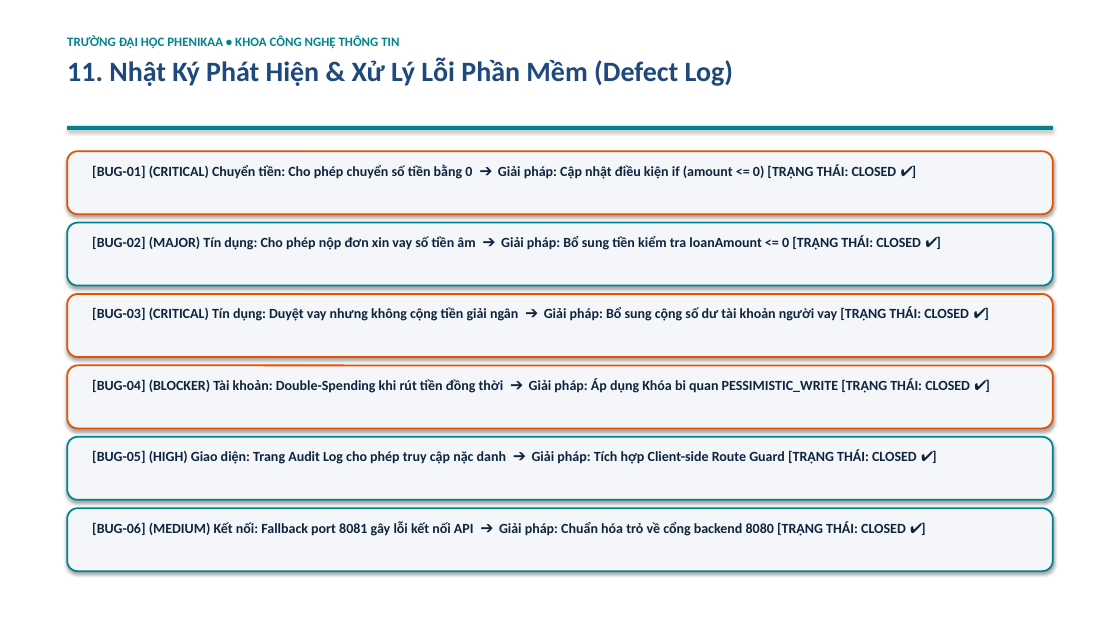
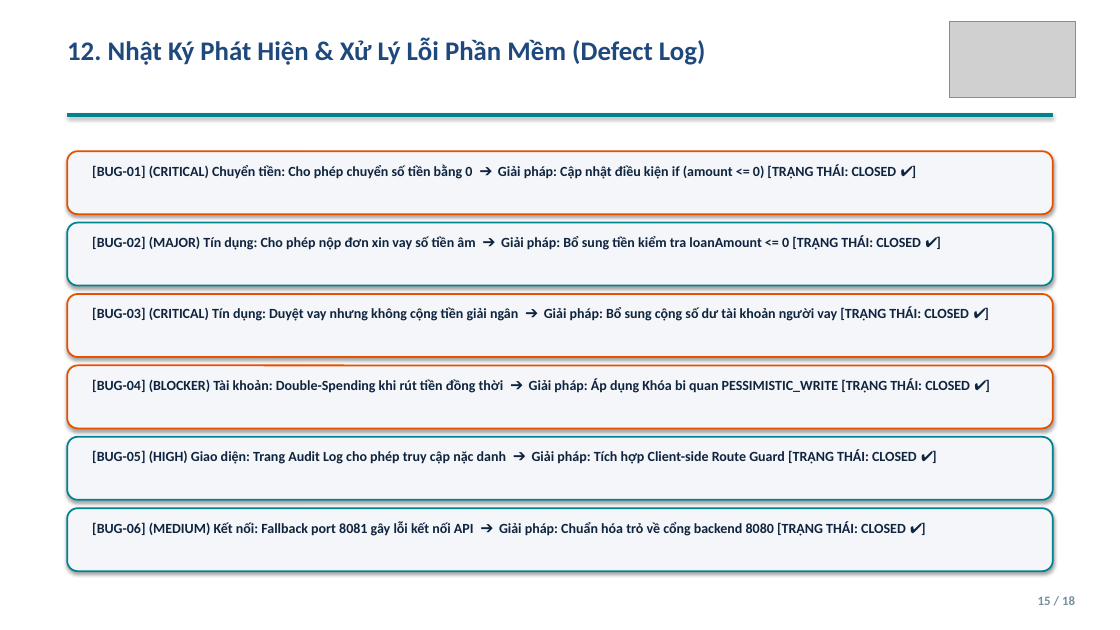
Before and after one commit to ngthanhs1/Kiemthu_MiniBank, a slide deck: slide 15 of docs/presentation/SLIDE_THUYET_TRINH_MINIBANK.pptx (slide 14 before the commit). Drawn at 1120x630 pixels with LibreOffice and Linux fonts; fonts in the diff are those of the drawing; grey boxes stand for pictures. Boxes give left, top, right and bottom in pixels: in the first picture for what was removed or moved away, otherwise in the second. Text is boxed around its words. In the diff, an @@ line names an element or a change of style, - is before the commit and + after.

```diff
--- a/docs/presentation/SLIDE_THUYET_TRINH_MINIBANK.pptx
+++ b/docs/presentation/SLIDE_THUYET_TRINH_MINIBANK.pptx
@@ picture added at box(949, 21, 1075, 97) @@
@@ text at box(67, 38, 705, 65): text changed; size 24 to 23 pt @@
-TRƯỜNG ĐẠI HỌC PHENIKAA • KHOA CÔNG NGHỆ THÔNG TIN
-11. Nhật Ký Phát Hiện & Xử Lý Lỗi Phần Mềm (Defect Log)
+12. Nhật Ký Phát Hiện & Xử Lý Lỗi Phần Mềm (Defect Log)
@@ rectangle: place and size @@
-rectangle at box(67, 126, 1053, 129)
+rectangle at box(67, 113, 1053, 117)
@@ text added at box(1038, 596, 1075, 605), 11 pt, text #78909C, bold @@
+15 / 18
```
Also in this commit, not shown: 16 other slides changed, 1 slide added, 13 other files.
